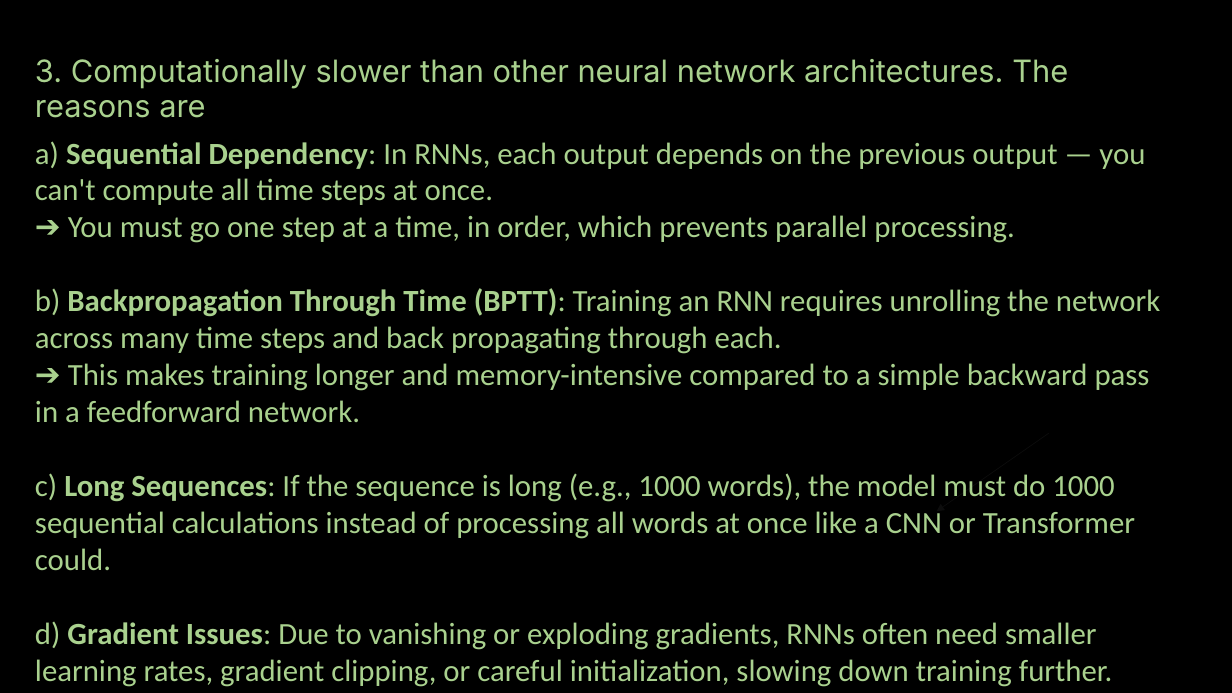
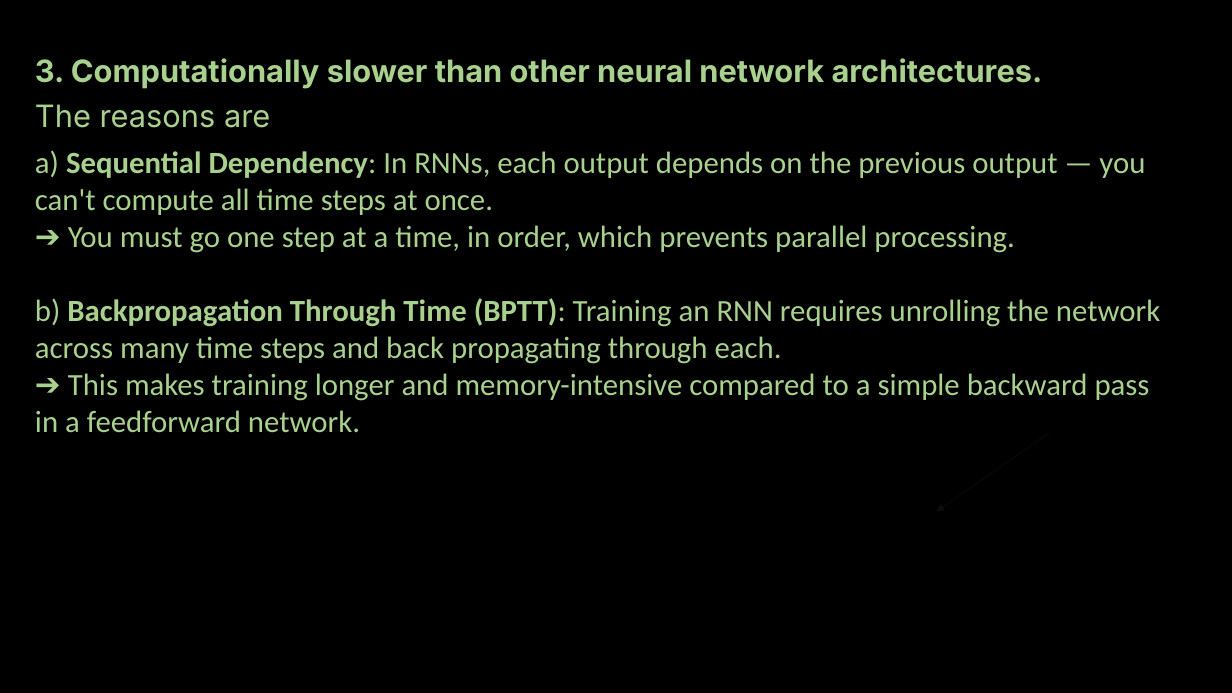
Before and after one commit to ash322ash422/youtube, a slide deck: slide 5 of deep_learning/3_RNN_NLP/3_LSTM_GRU/1_RNNdisadvantages_and_LSTM_need.pptx. Drawn at 1232x693 pixels with LibreOffice and Linux fonts; fonts in the diff are those of the drawing; background and template pictures are left out. Boxes give left, top, right and bottom in pixels: in the first picture for what was removed or moved away, otherwise in the second. Text is boxed around its words. In the diff, an @@ line names an element or a change of style, - is before the commit and + after.

```diff
--- a/deep_learning/3_RNN_NLP/3_LSTM_GRU/1_RNNdisadvantages_and_LSTM_need.pptx
+++ b/deep_learning/3_RNN_NLP/3_LSTM_GRU/1_RNNdisadvantages_and_LSTM_need.pptx
@@ text at bbox=[35, 58, 1043, 128]: text changed; bold on @@
-3. Computationally slower than other neural network architectures. The reasons are
+3. Computationally slower than other neural network architectures.
+The reasons are
@@ text at bbox=[35, 473, 1135, 682]: paragraphs removed @@
-c) Long Sequences: If the sequence is long (e.g., 1000 words), the model must do 1000 sequential calculations instead of processing all words at once like a CNN or Transformer could.
-d) Gradient Issues: Due to vanishing or exploding gradients, RNNs often need smaller learning rates, gradient clipping, or careful initialization, slowing down training further.
```
Also in this commit, not shown: 3 other slides changed, 46 other files.
